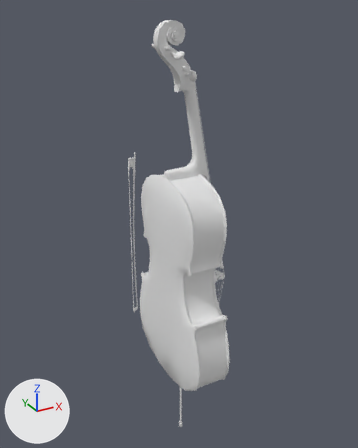
An edit to the OBJ model demos/renderers/resources/cello/cello.obj, drawn before and after from the same camera.
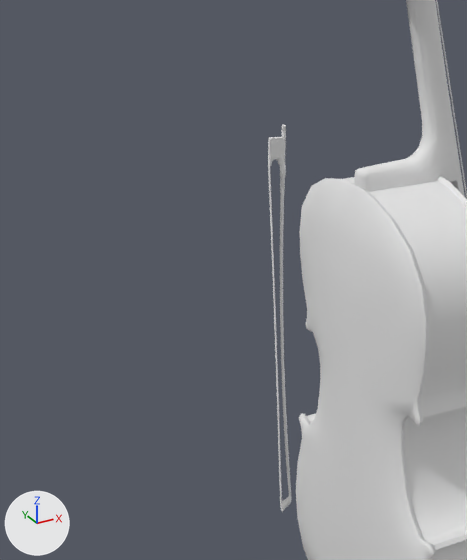
Each version appears first whole from a 50 mm camera at (-15.3, -27.3, 17.2) aimed at (0.8, 1.9, 2.6), and next in a close-up on the part from 5% to 59% of the width and 23% to 74% of the height. Arrows for +X, +Y and +Z are at lower left; the lights stay in place. Where no turn or scale is listed for an object, it has been applied to the vertices.

Names of what the first close-up shows: 'cello'.
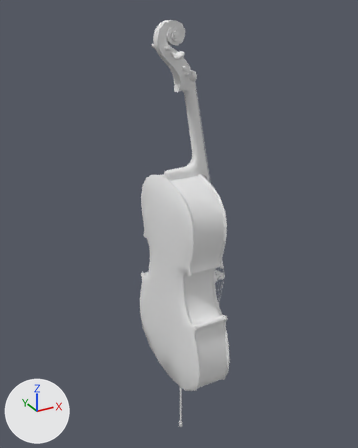
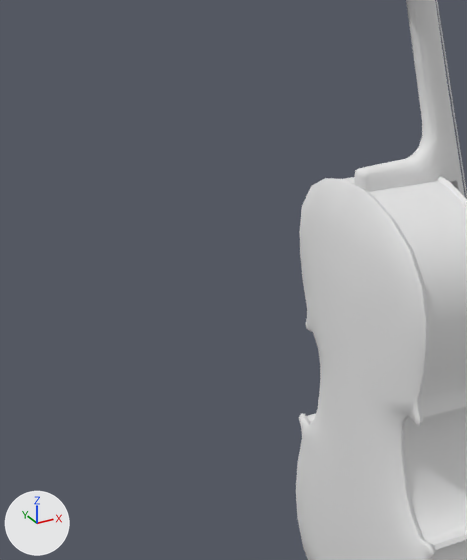
Where the change shows, as pixel boxes [x1, y1, x2, y2] in the close-ups (467 x 560 px):
```json
{"object": "cello", "change": "reshaped", "before": [268, 0, 467, 560], "after": [296, 0, 467, 560]}
{"part": 1, "of": "me_cello", "change": "deleted", "before": [268, 125, 291, 512]}
```

Scene script edits in JSON lines:
```json
{"block": "me_cello", "where": "me_cello.from_pydata(...)  # 4545 vertices, 8866 faces; spans x -2.1..3.1, y -5.2..7.6, z -14.3..16.4"}
{"block": "me_cello", "where": "# used by ob_cello; location = (0.0, 0.0, 0.0)"}
{"block": "me_cello", "change": "me_cello part 1: the loose piece of 313 vertices spanning x -0.8..0.0, y 7.4..7.6, z -7.9..6.7 is deleted"}
```
